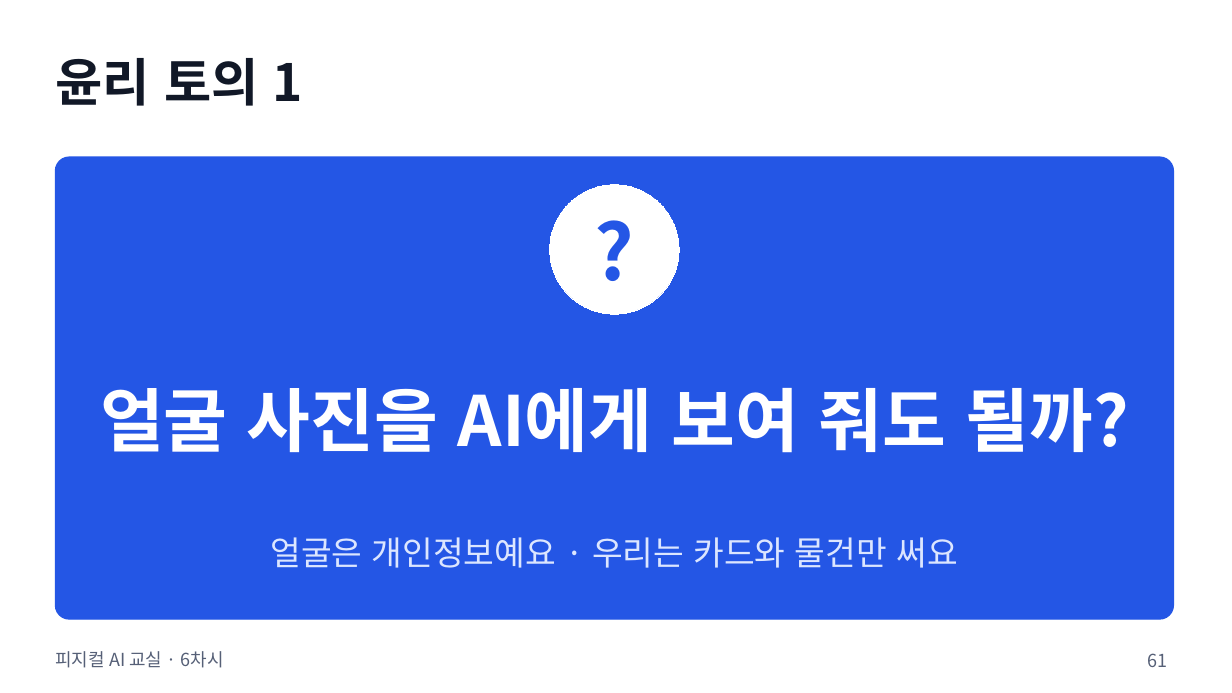
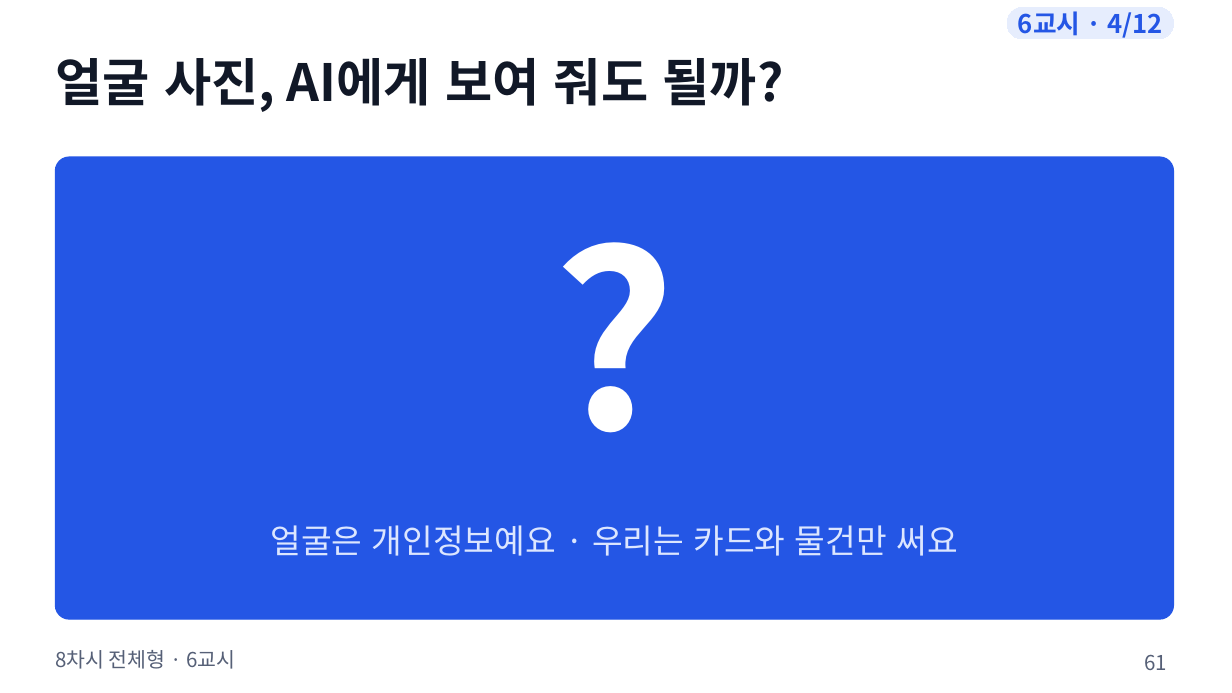
Before and after one commit to boundaryx01-uniquelife/microbit, a slide deck: slide 61 of materials/8차시_전체형/8차시_수업슬라이드.pptx. Drawn at 1232x693 pixels with LibreOffice and Linux fonts; fonts in the diff are those of the drawing. Boxes give left, top, right and bottom in pixels: in the first picture for what was removed or moved away, otherwise in the second. Text is boxed around its words. In the diff, an @@ line names an element or a change of style, - is before the commit and + after.

```diff
--- a/materials/8차시_전체형/8차시_수업슬라이드.pptx
+++ b/materials/8차시_전체형/8차시_수업슬라이드.pptx
@@ rounded rectangle added at (1007,7,1174,39), fill #E6EDFD, outline #E6EDFD 0.75 pt, 20 pt, text #2456E5, bold @@
+6교시 · 4/12
@@ text at (55,58,784,112): text changed @@
-윤리 토의 1
+얼굴 사진, AI에게 보여 줘도 될까?
@@ text added at (92,185,1137,481), 188 pt, text #FFFFFF, bold @@
+?
@@ ellipse removed at (550,185,679,314) @@
-?
@@ text removed at (100,388,1129,453) @@
-얼굴 사진을 AI에게 보여 줘도 될까?
@@ text "얼굴은 개인정보예요 · 우리는 카드와 ...": place and size @@
-text "얼굴은 개인정보예요 · 우리는 카드와 ..." at (270,537,957,568)
+text "얼굴은 개인정보예요 · 우리는 카드와 ..." at (270,525,957,556)
@@ text at (55,650,235,669): text changed; size 14 to 16 pt @@
-피지컬 AI 교실 · 6차시
+8차시 전체형 · 6교시
@@ page number at (1144,654,1167,670): size 14 to 16 pt @@
```
Also in this commit, not shown: 90 other slides changed, 20 other files.
